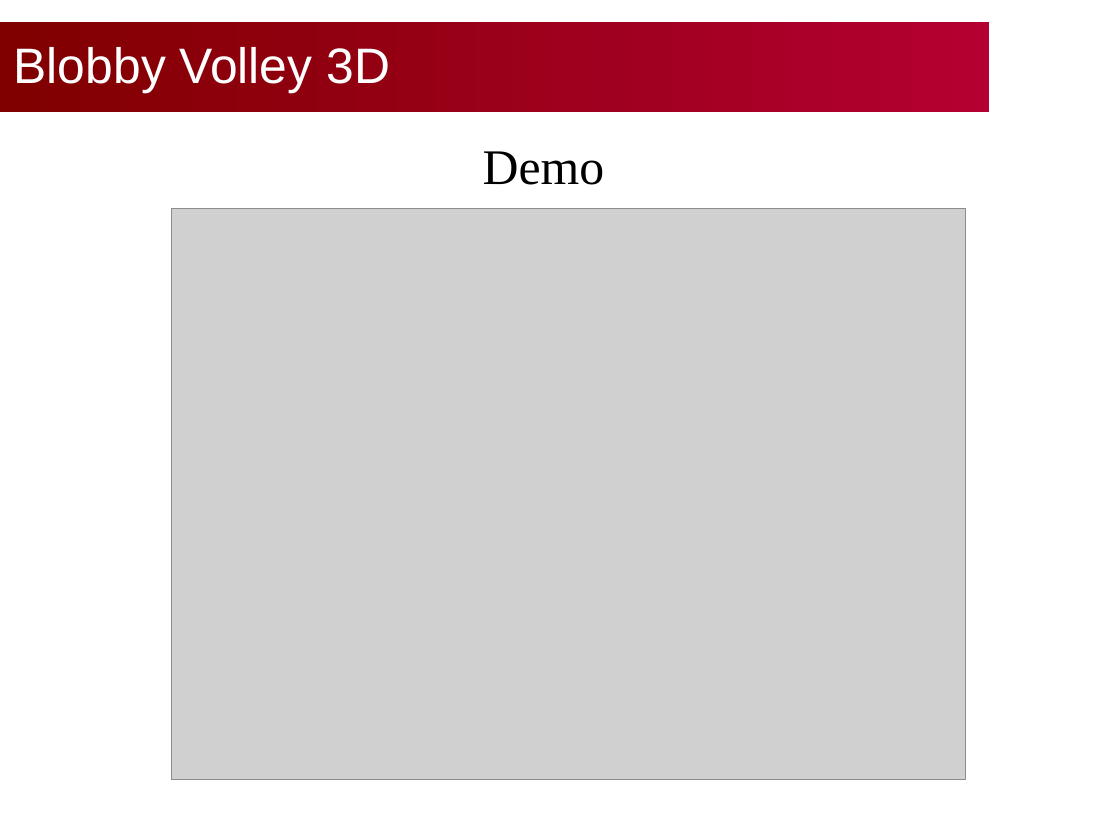
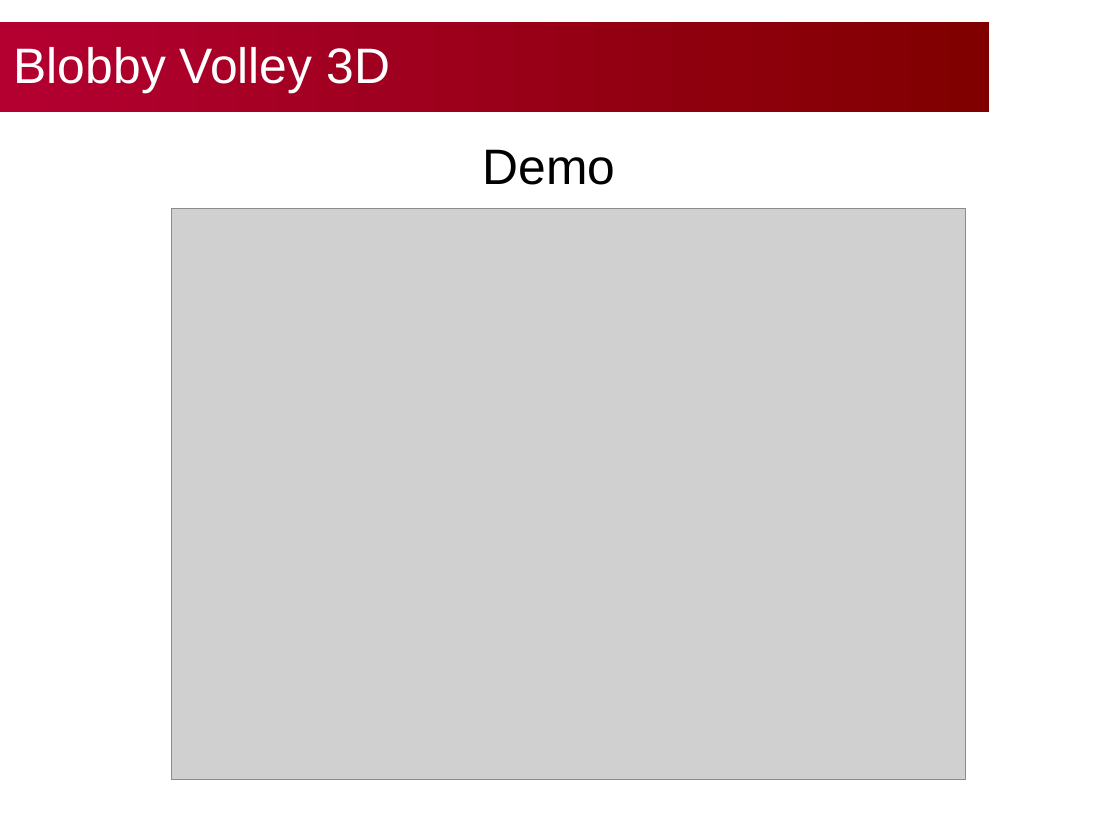
Before and after one commit to bwasty/blobby-volley-3d, a slide deck: slide 6 of Präsentationen/Slides-Abschlusspräsentation.ppt (slide 7 before the commit). Drawn at 1120x840 pixels with LibreOffice and Linux fonts; fonts in the diff are those of the drawing; grey boxes stand for pictures; background and template pictures are left out. Boxes give left, top, right and bottom in pixels: in the first picture for what was removed or moved away, otherwise in the second. Text is boxed around its words. In the diff, an @@ line names an element or a change of style, - is before the commit and + after.

```diff
--- a/Präsentationen/Slides-Abschlusspräsentation.ppt
+++ b/Präsentationen/Slides-Abschlusspräsentation.ppt
@@ rectangle "Blobby Volley 3D" at (0,22,989,112): fill gradient #B30031 to #800000 to gradient #800000 to #B30031 @@
@@ text "Demo" at (483,149,616,185): font Times New Roman to Arial; indent changed @@
```
Also in this commit, not shown: 7 other slides changed, 3 slides added, 1 slide removed.
